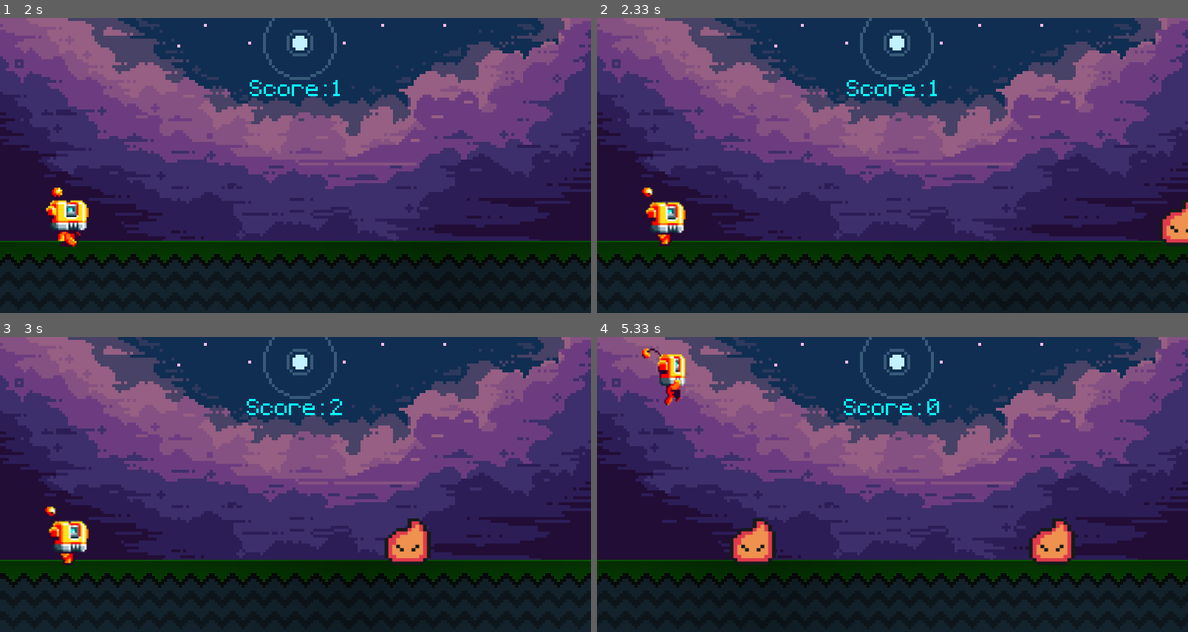
Above: before the commit, frames 1-4 (two rows, left to right).
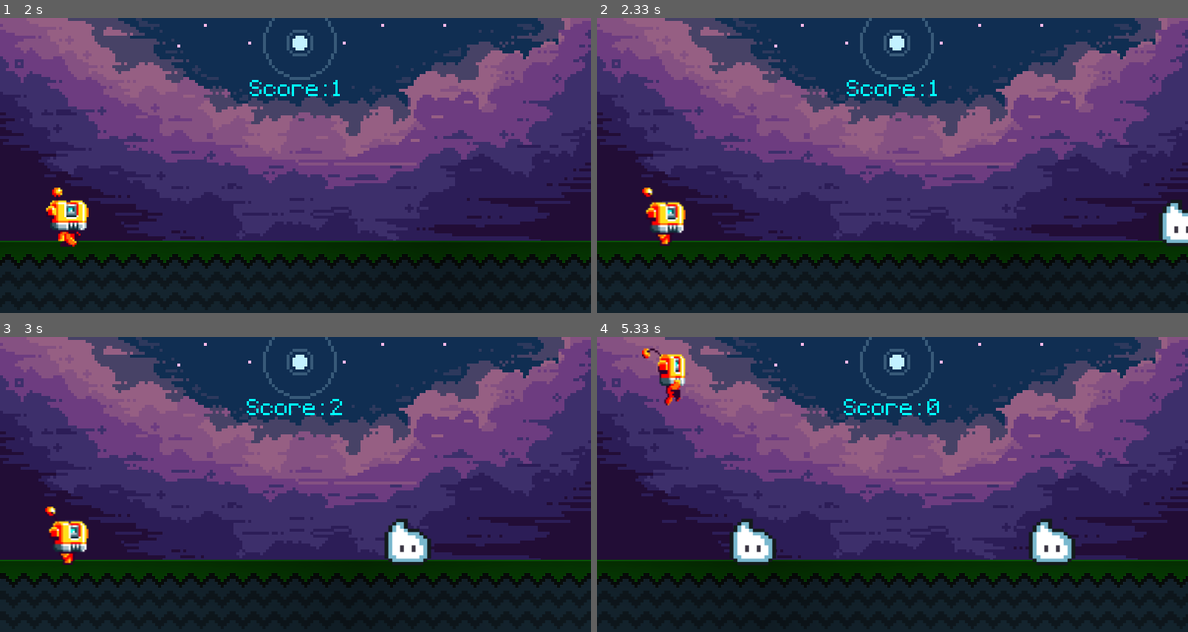
Above: after the commit, the same moments.

Repository: Hpollard003/FlameBot
Game: pygame game, started from pygame/main.py
Same seed, same stepped clock (60 frames per second), same inputs: the game is played once before the commit and once after it.
Inputs:
- Up to frame 1 (2 s): tap Space at 0.33 s
- Up to frame 2 (2.33 s): no input
- Up to frame 3 (3 s): no input
- Up to frame 4 (5.33 s): tap Space at 3.17, 4.07, 4.37, 5.07 s

Frame 1 is identical in both runs. In frame 2, 0.6% of the frame differs, in the area x 95-100%, y 61-77%; in frame 3, 1.0%; in frame 4, 1.9%, in the area x 22-81%, y 61-77%.

Commit message:
Updated README

Diff:
--- a/pygame/main.py
+++ b/pygame/main.py
@@ -47,18 +47,18 @@
         super().__init__()
 
         if type == 'red':
+            flying_enemy_frame_1 = pygame.image.load('graphics/enemy/Blue/blue1.png').convert_alpha()
+            flying_enemy_frame_2 = pygame.image.load('graphics/enemy/Blue/blue2.png').convert_alpha()
+            flying_enemy_frame_3 = pygame.image.load('graphics/enemy/Blue/blue3.png').convert_alpha()
+            flying_enemy_frame_4 = pygame.image.load('graphics/enemy/Blue/blue4.png').convert_alpha()
+            self.frames = [flying_enemy_frame_1, flying_enemy_frame_2, flying_enemy_frame_3, flying_enemy_frame_4]
+            y_pos = 310
+        else:
             enemy_frame_1 = pygame.image.load('graphics/enemy/Red/red1.png').convert_alpha()
             enemy_frame_2 = pygame.image.load('graphics/enemy/Red/red2.png').convert_alpha()
             enemy_frame_3 = pygame.image.load('graphics/enemy/Red/red3.png').convert_alpha()
             enemy_frame_4 = pygame.image.load('graphics/enemy/Red/red4.png').convert_alpha()
             self.frames = [enemy_frame_1, enemy_frame_2, enemy_frame_3, enemy_frame_4]
-            y_pos = 310
-        else:
-            flying_enemy_frame_1 = pygame.image.load('graphics/enemy/Blue/blue1.png').convert_alpha()
-            flying_enemy_frame_2 = pygame.image.load('graphics/enemy/Blue/blue2.png').convert_alpha()
-            flying_enemy_frame_3 = pygame.image.load('graphics/enemy/Blue/blue3.png').convert_alpha()
-            flying_enemy_frame_4 = pygame.image.load('graphics/enemy/Blue/blue4.png').convert_alpha()
-            self.frames = [flying_enemy_frame_1, flying_enemy_frame_2, flying_enemy_frame_3, flying_enemy_frame_4]
             y_pos = 200
 
         self.animation_index = 0
Not shown, changed: README.md
